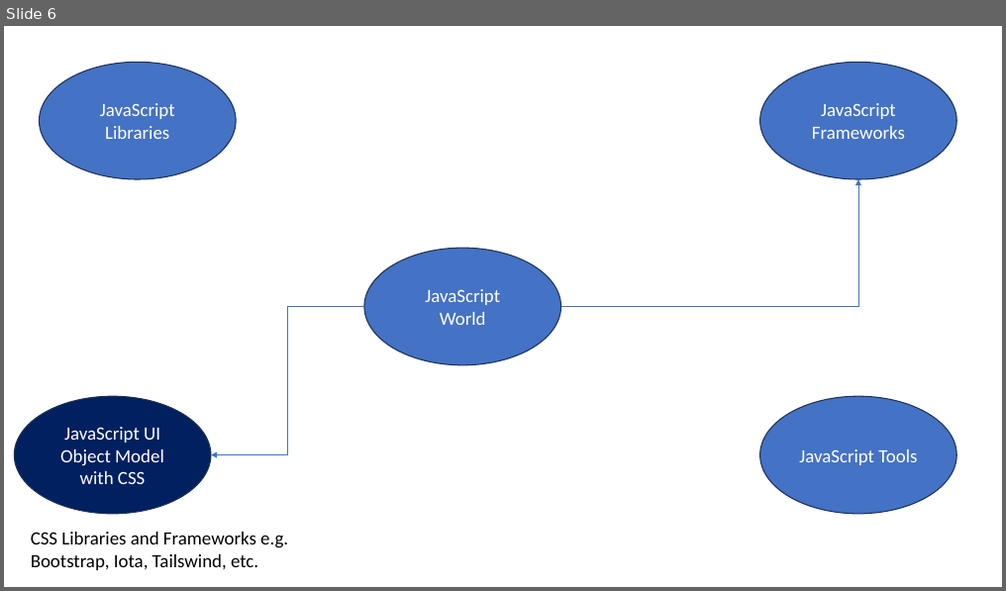
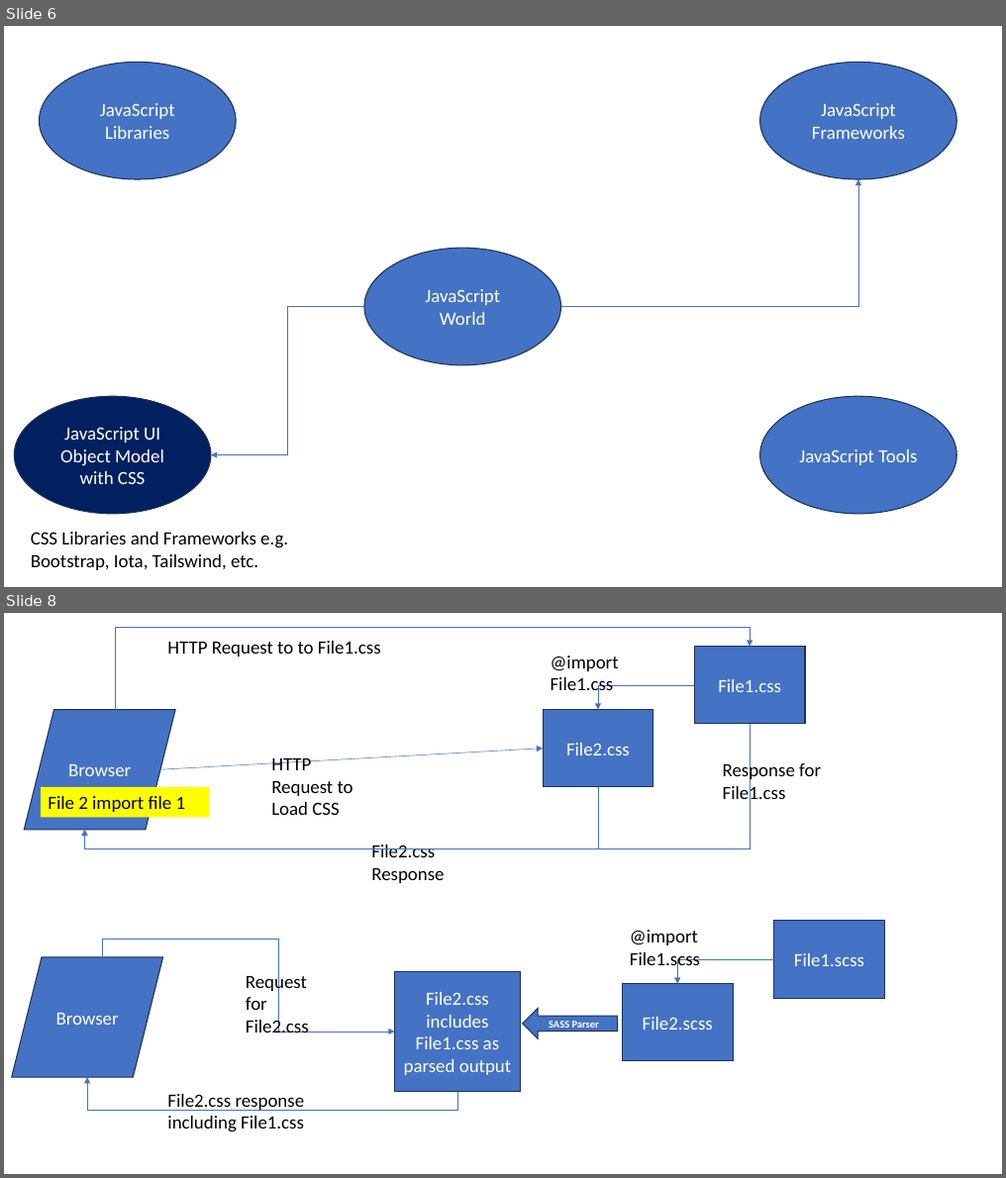
Before and after one commit to maheshsabnis/ugam, a slide deck: Training_Presentetions.pptx. Shown one above the other, each under a label of ours: slide 6 before the commit, slides 6 and 8 after it; the slides between them are not shown. The pictures are 1006x591 and 1006x1178 pixels, drawn with LibreOffice and Linux fonts; fonts in the diff are those of the drawing. Boxes give left, top, right and bottom in pixels: in the first picture for what was removed or moved away, otherwise in the second. Text is boxed around its words. In the diff, an @@ line names an element or a change of style, - is before the commit and + after.

```diff
--- a/Training_Presentetions.pptx
+++ b/Training_Presentetions.pptx
@@ slide 8 added at (4, 613, 1002, 1174), background #FFFFFF @@
@@ elbow arrow added from (115, 710) to (749, 647), #4472C4 0.5 pt @@
@@ text added at (167, 641, 381, 657), 18 pt, text #000000 @@
+HTTP Request to to File1.css
@@ text added at (550, 656, 619, 696), 18 pt, text #000000 @@
+@import File1.css
@@ rectangle added at (694, 647, 805, 724), fill #4472C4, outline #1E3256 1 pt, 18 pt, text #FFFFFF @@
+File1.css
@@ elbow arrow added from (694, 685) to (598, 710), #4472C4 0.5 pt @@
@@ parallelogram added at (24, 710, 175, 830), fill #4472C4, outline #1E3256 1 pt, 18 pt, text #FFFFFF @@
+Browser
@@ elbow arrow added from (749, 724) to (85, 830), #4472C4 0.5 pt @@
@@ rectangle added at (543, 710, 653, 786), fill #4472C4, outline #1E3256 1 pt, 18 pt, text #FFFFFF @@
+File2.css
@@ arrow added from (160, 769) to (543, 749), #4472C4 0.5 pt @@
@@ text added at (271, 759, 353, 815), 18 pt, text #000000 @@
+HTTP Request to Load CSS
@@ rectangle added at (41, 787, 209, 817), fill #FFFF00, 18 pt, text #000000 @@
+File 2 import file 1
@@ elbow arrow added from (598, 787) to (85, 830), #4472C4 0.5 pt @@
@@ text added at (723, 761, 821, 805), 18 pt, text #000000 @@
+Response for File1.css
@@ text added at (371, 845, 444, 883), 18 pt, text #000000 @@
+File2.css Response
@@ elbow arrow added from (102, 958) to (395, 1032), #4472C4 0.5 pt @@
@@ text added at (630, 930, 700, 970), 18 pt, text #000000 @@
+@import File1.scss
@@ rectangle added at (774, 921, 885, 998), fill #4472C4, outline #1E3256 1 pt, 18 pt, text #FFFFFF @@
+File1.scss
@@ parallelogram added at (12, 958, 162, 1077), fill #4472C4, outline #1E3256 1 pt, 18 pt, text #FFFFFF @@
+Browser
@@ elbow arrow added from (774, 959) to (678, 984), #4472C4 0.5 pt @@
@@ text added at (246, 972, 309, 1033), 18 pt, text #000000 @@
+Request for File2.css
@@ rectangle added at (395, 971, 521, 1091), fill #4472C4, outline #1E3256 1 pt, 18 pt, text #FFFFFF @@
+File2.css includes File1.css as parsed output
@@ rectangle added at (623, 984, 734, 1061), fill #4472C4, outline #1E3256 1 pt, 18 pt, text #FFFFFF @@
+File2.scss
@@ left arrow added at (523, 1008, 618, 1039), fill #4472C4, outline #1E3256 1 pt, 10 pt, text #FFFFFF, bold @@
+SASS Parser
@@ elbow arrow added from (457, 1092) to (87, 1078), #4472C4 0.5 pt @@
@@ text added at (167, 1094, 305, 1133), 18 pt, text #000000 @@
+File2.css response including File1.css
```
Also in this commit, not shown: 1 other slide added, 43 other files.
